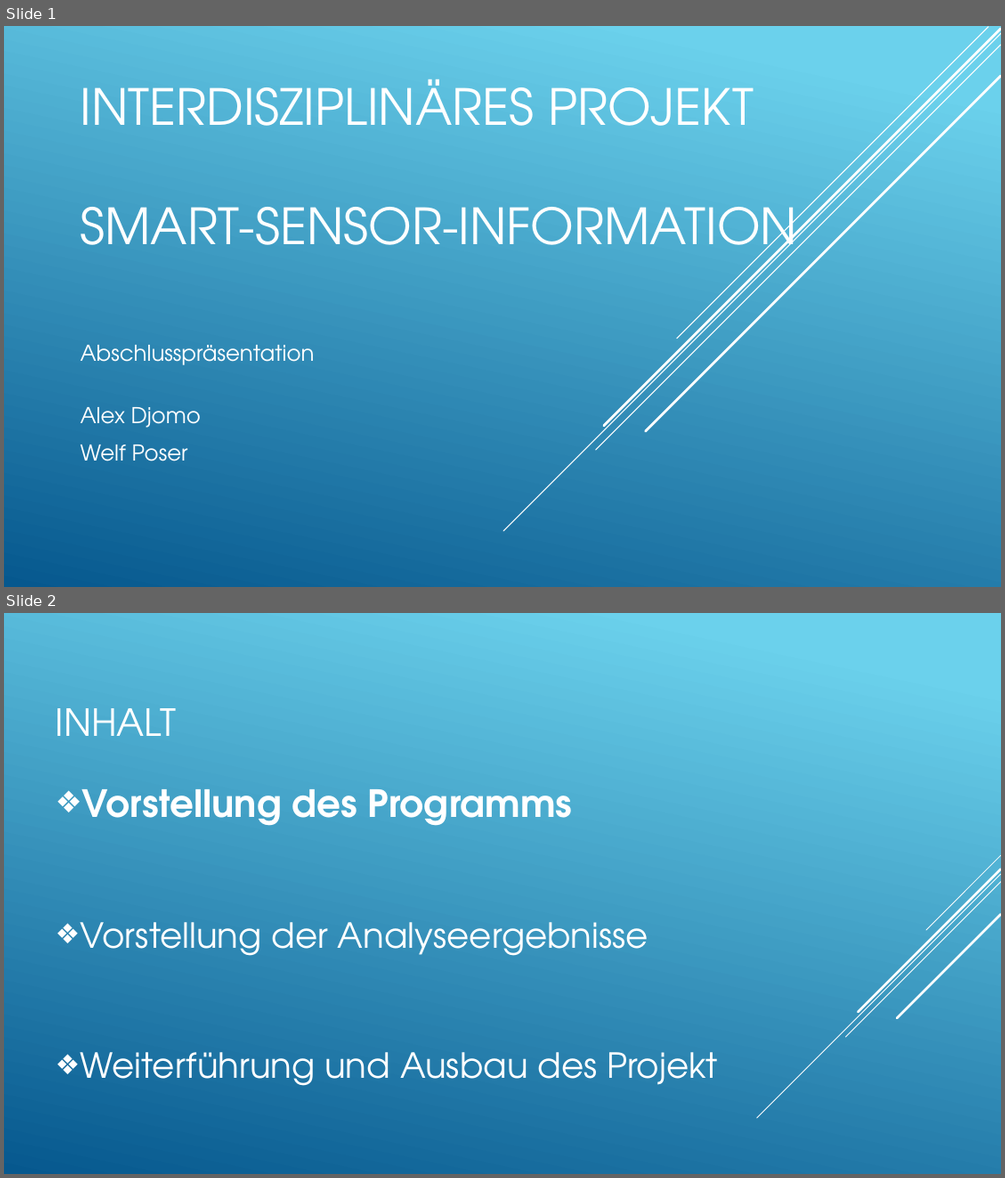
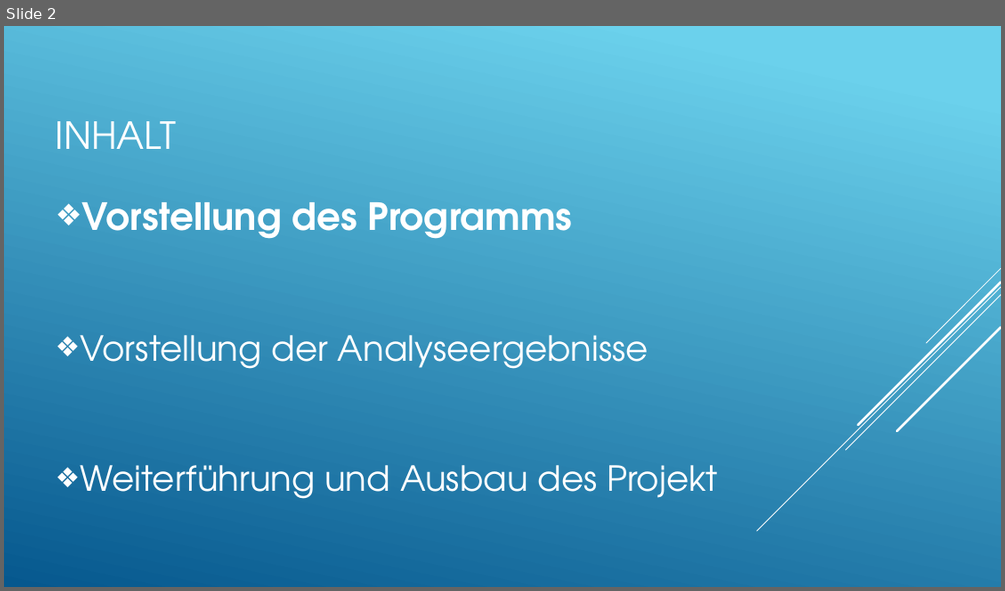
Before and after one commit to Dragnee1Natsu/Air-q-Projekt, a slide deck: Abschlusspräsentation.pptx. Shown one above the other, each under a label of ours: slides 1 and 2 before the commit, slide 2 after it. The pictures are 1005x1178 and 1005x591 pixels, drawn with LibreOffice and Linux fonts; fonts in the diff are those of the drawing. Boxes give left, top, right and bottom in pixels: in the first picture for what was removed or moved away, otherwise in the second. Text is boxed around its words. In the diff, an @@ line names an element or a change of style, - is before the commit and + after.

```diff
--- a/Abschlusspräsentation.pptx
+++ b/Abschlusspräsentation.pptx
@@ slide 1 removed at (x1=4, y1=26, x2=1001, y2=587), background gradient #6ED2EB to #06588E @@
@@ line removed from (1001, 33) to (503, 531) @@
@@ line removed from (1001, 45) to (596, 450) @@
@@ line removed from (1001, 29) to (604, 426) @@
@@ line removed from (988, 27) to (677, 338) @@
@@ title removed at (x1=81, y1=79, x2=798, y2=267) @@
-INTERDISZIPLINÄRES PROJEKT
-SMART-SENSOR-INFORMATION
@@ line removed from (1001, 76) to (646, 431) @@
@@ subtitle removed at (x1=81, y1=345, x2=315, y2=461) @@
-Abschlusspräsentation
-Alex Djomo
-Welf Poser
```
Also in this commit, not shown: 1 slide added, 9 other files.
